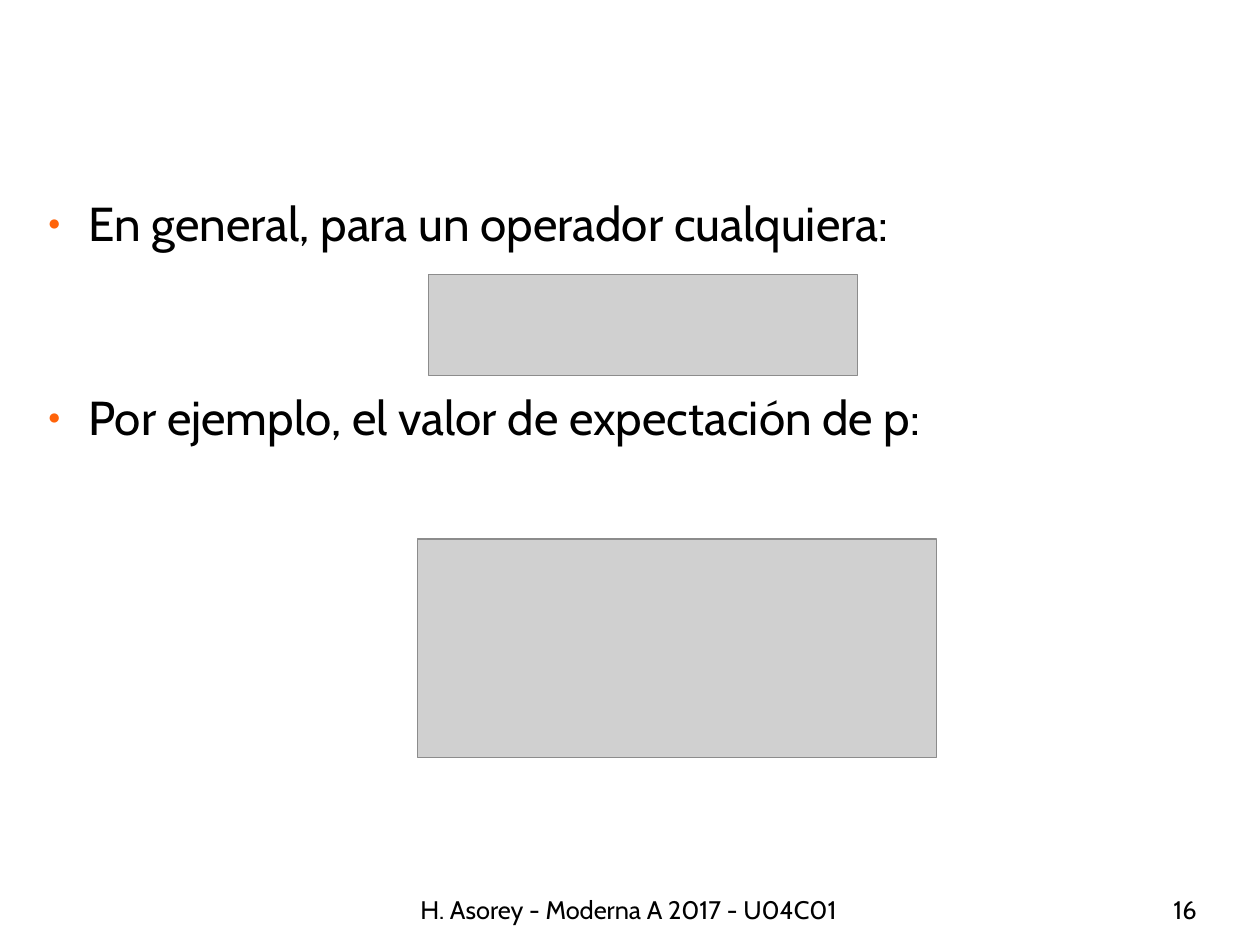
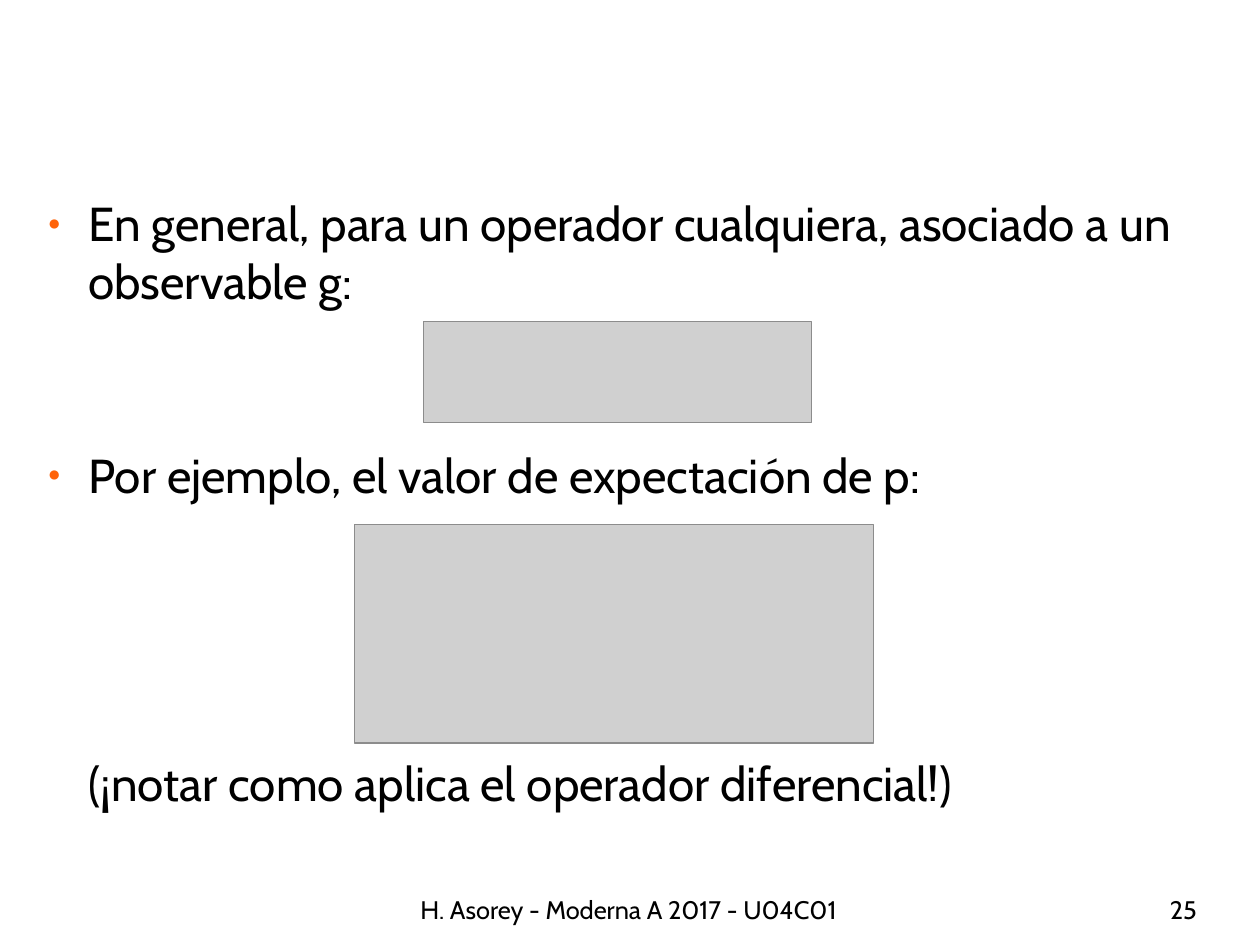
Before and after one commit to asoreyh/unrn-moderna-a, a slide deck: slide 25 of clases/moderna-a-2017-U04C02-1605-barreras.odp (slide 16 before the commit). Drawn at 1260x945 pixels with LibreOffice and Linux fonts; fonts in the diff are those of the drawing; grey boxes stand for pictures; background and template pictures are left out. Boxes give left, top, right and bottom in pixels: in the first picture for what was removed or moved away, otherwise in the second. Text is boxed around its words. In the diff, an @@ line names an element or a change of style, - is before the commit and + after.

```diff
--- a/clases/moderna-a-2017-U04C02-1605-barreras.odp
+++ b/clases/moderna-a-2017-U04C02-1605-barreras.odp
@@ text at (88,205,1171,310): text changed @@
-● En general, para un operador cualquiera:
+● En general, para un operador cualquiera, asociado a un observable g:
@@ picture: place and size @@
-picture at (429,274,858,376)
+picture at (423,321,812,423)
@@ picture: place and size @@
-picture at (417,539,936,757)
+picture at (354,525,874,743)
@@ text at (88,765,952,812): paragraph added @@
+(¡notar como aplica el operador diferencial!)
@@ page number at (1170,901,1197,920): text changed @@
-16
+25
```
Also in this commit, not shown: 5 other slides changed, 9 slides added, 2 other files.
